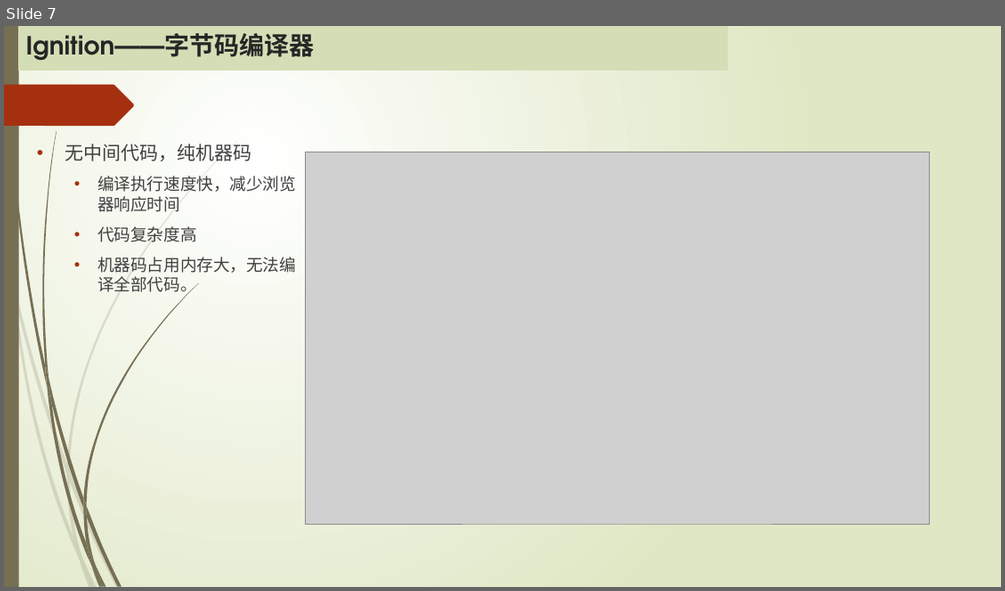
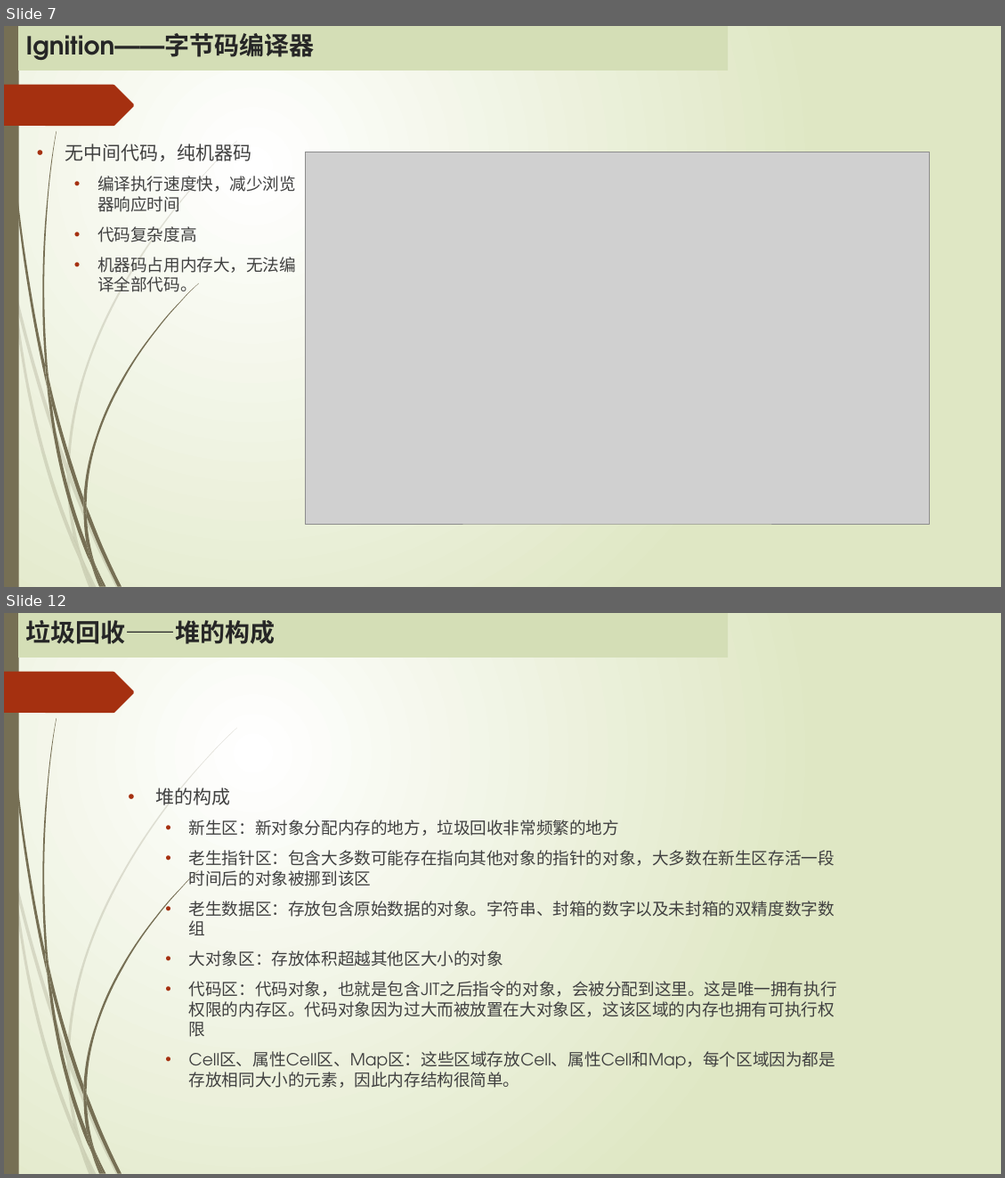
Before and after one commit to MickleWen/Google-V8, a slide deck: Google V8引擎.pptx. Shown one above the other, each under a label of ours: slide 7 before the commit, slides 7 and 12 after it; the slides between them are not shown. The pictures are 1005x591 and 1005x1178 pixels, drawn with LibreOffice and Linux fonts; fonts in the diff are those of the drawing; grey boxes stand for pictures. Boxes give left, top, right and bottom in pixels: in the first picture for what was removed or moved away, otherwise in the second. Text is boxed around its words. In the diff, an @@ line names an element or a change of style, - is before the commit and + after.

Commit message:
add gc

```diff
--- a/Google V8引擎.pptx
+++ b/Google V8引擎.pptx
@@ slide 12 added at [4, 613, 1001, 1174], background gradient #FFFFFF to #DFE8C4; not listed: 24 template elements that a slide beside it also shows @@
@@ rectangle added at [18, 613, 728, 657], fill #D4DEB6, 24 pt, text #262626, bold @@
+垃圾回收——堆的构成
@@ text added at [156, 787, 837, 1087], 16 pt, text #404040 @@
+• 堆的构成
+  • 新生区：新对象分配内存的地方，垃圾回收非常频繁的地方
+  • 老生指针区：包含大多数可能存在指向其他对象的指针的对象，大多数在新生区存活一段时间后的对象被挪到该区
+  • 老生数据区：存放包含原始数据的对象。字符串、封箱的数字以及未封箱的双精度数字数组
+  • 大对象区：存放体积超越其他区大小的对象
+  • 代码区：代码对象，也就是包含JIT之后指令的对象，会被分配到这里。这是唯一拥有执行权限的内存区。代码对象因为过大而被放置在大对象区，这该区域的内存也拥有可执行权限
+  • Cell区、属性Cell区、Map区：这些区域存放Cell、属性Cell和Map，每个区域因为都是存放相同大小的元素，因此内存结构很简单。
```
Also in this commit, not shown: 1 slide changed, 5 other slides added.
